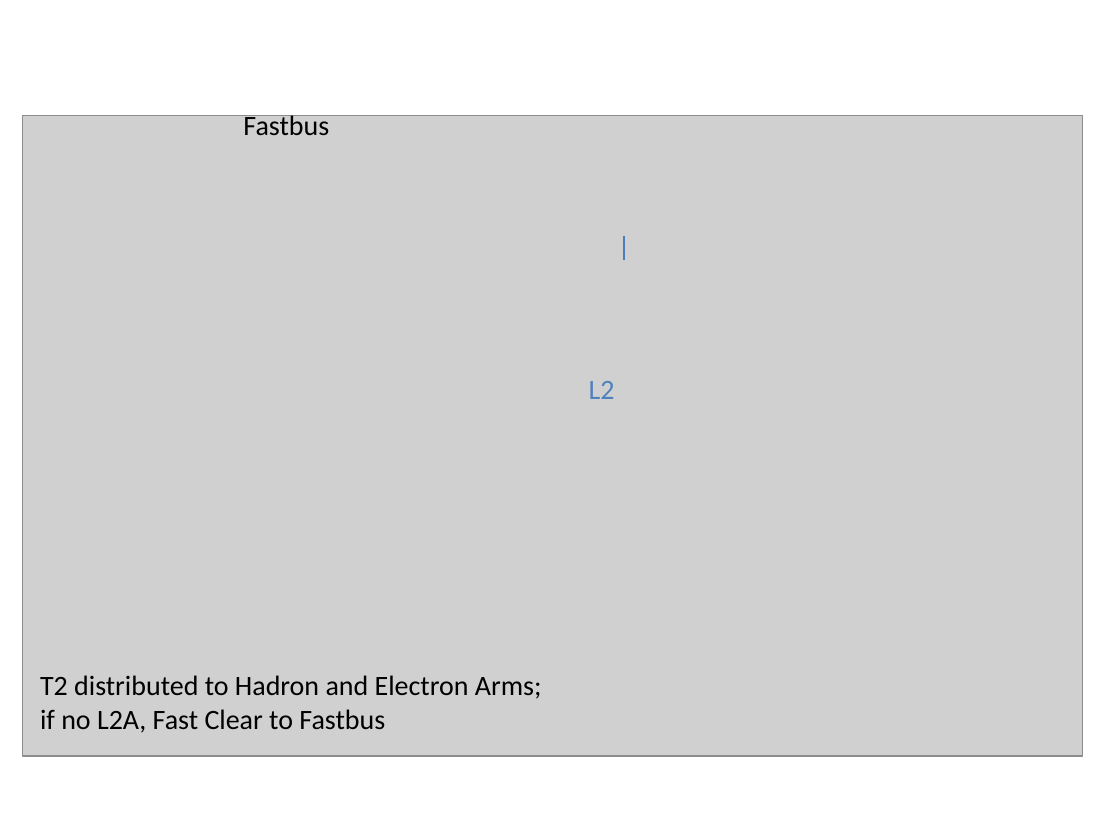
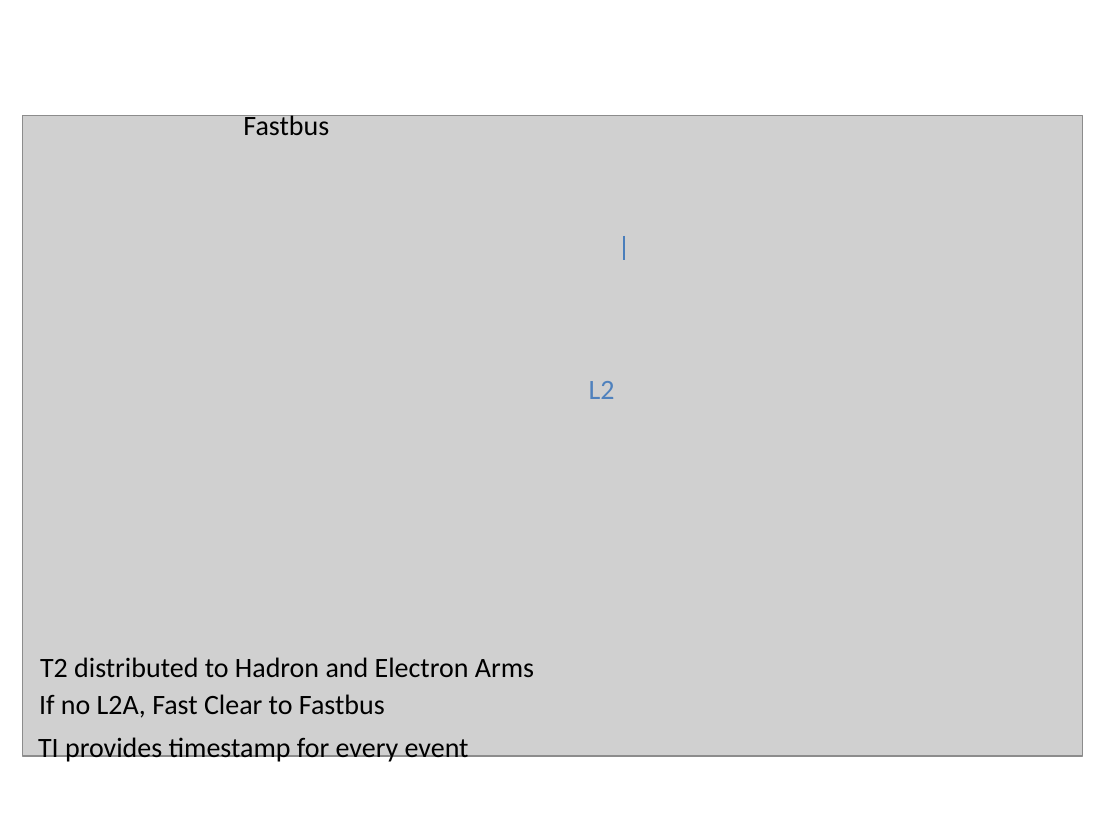
Before and after one commit to bmoffit/sbsdaq, a slide deck: slide 9 of 2015_DOE_Review/SuperBigBite DAQ update.pptx. Drawn at 1120x840 pixels with LibreOffice and Linux fonts; fonts in the diff are those of the drawing; grey boxes stand for pictures; background and template pictures are left out. Boxes give left, top, right and bottom in pixels: in the first picture for what was removed or moved away, otherwise in the second. Text is boxed around its words. In the diff, an @@ line names an element or a change of style, - is before the commit and + after.

```diff
--- a/2015_DOE_Review/SuperBigBite DAQ update.pptx
+++ b/2015_DOE_Review/SuperBigBite DAQ update.pptx
@@ text at [40,657,534,677]: text changed @@
-T2 distributed to Hadron and Electron Arms;
-if no L2A, Fast Clear to Fastbus
+T2 distributed to Hadron and Electron Arms
@@ text added at [39,694,385,718], 18 pt, text #000000 @@
+If no L2A, Fast Clear to Fastbus
@@ text added at [38,737,469,764], 18 pt, text #000000 @@
+TI provides timestamp for every event
```
Also in this commit, not shown: 1 other slide changed, 1 other file.
